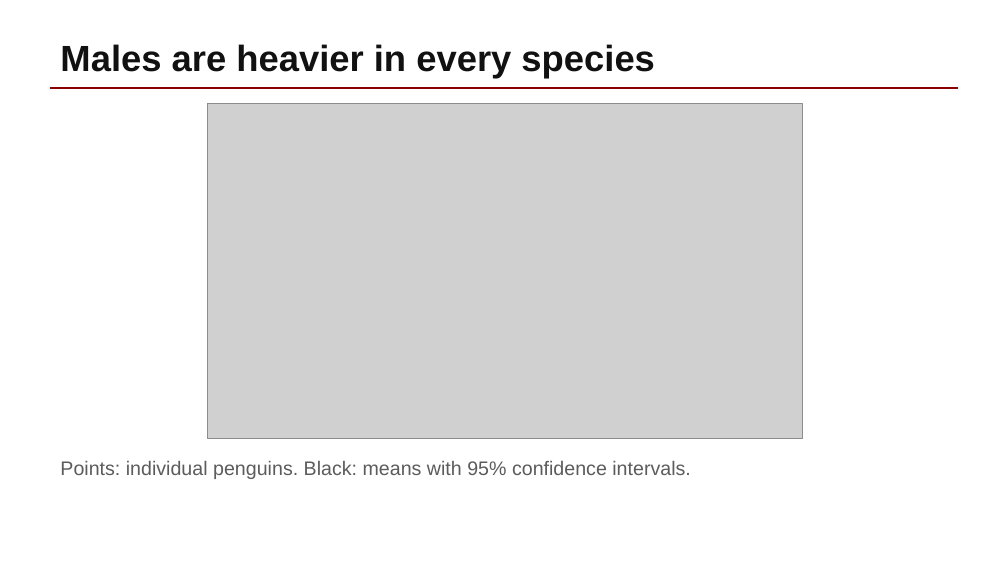
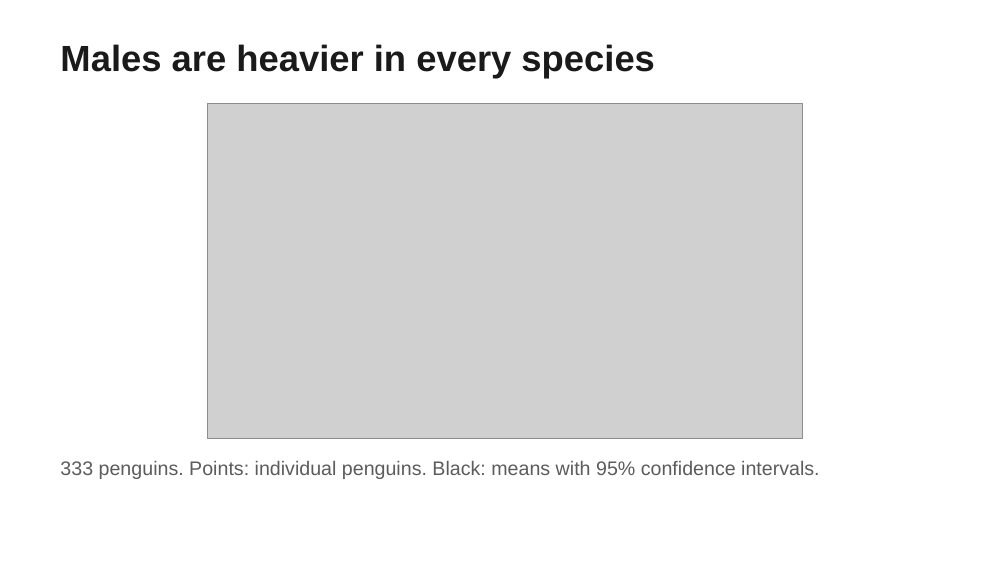
Before and after one commit to soffiafdz/r-analysis-template, a slide deck: slide 3 of example/outputs/reports/slides.pptx. Drawn at 1008x567 pixels with LibreOffice and Linux fonts; fonts in the diff are those of the drawing; grey boxes stand for pictures. Boxes give left, top, right and bottom in pixels: in the first picture for what was removed or moved away, otherwise in the second. Text is boxed around its words. In the diff, an @@ line names an element or a change of style, - is before the commit and + after.

```diff
--- a/example/outputs/reports/slides.pptx
+++ b/example/outputs/reports/slides.pptx
@@ line removed from (50, 88) to (958, 88) @@
@@ text at (60,461,819,479): text changed @@
-Points: individual penguins. Black: means with 95% confidence intervals.
+333 penguins. Points: individual penguins. Black: means with 95% confidence intervals.
```
Also in this commit, not shown: 4 other slides changed, 1 slide removed, 14 other files.
